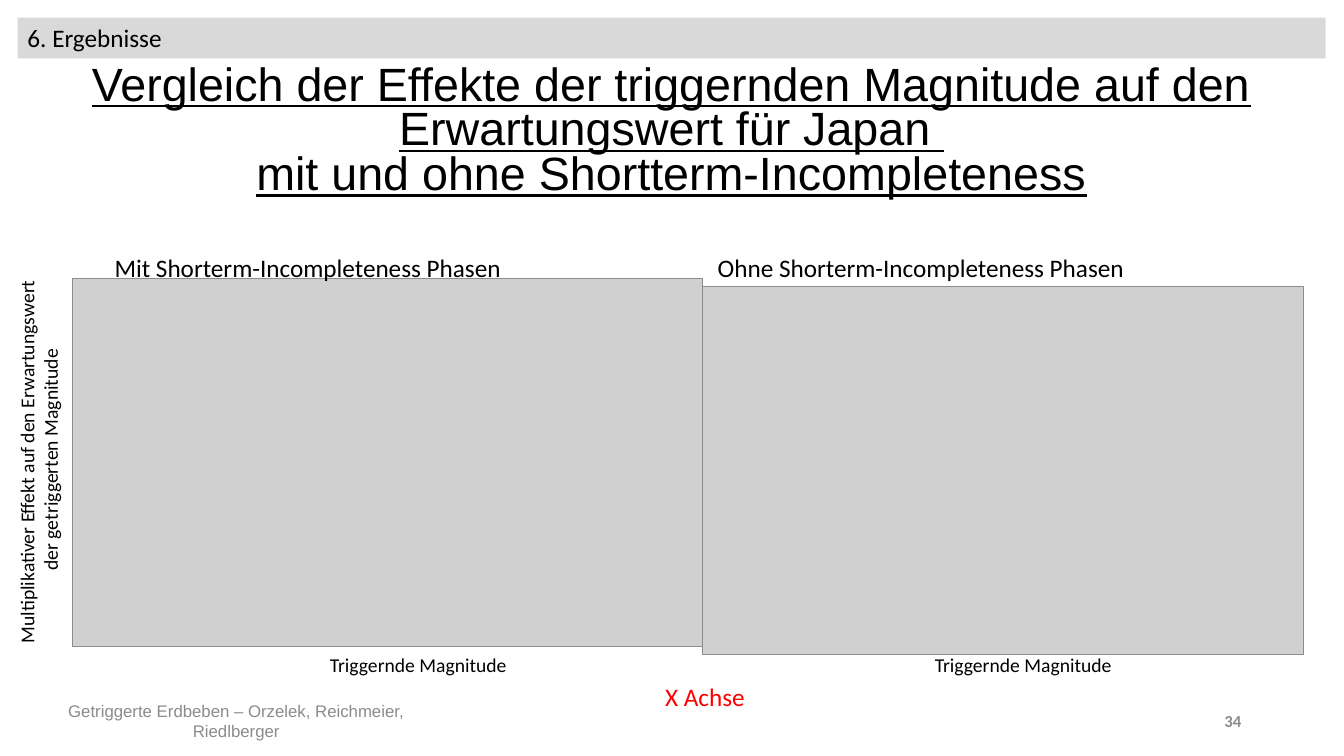
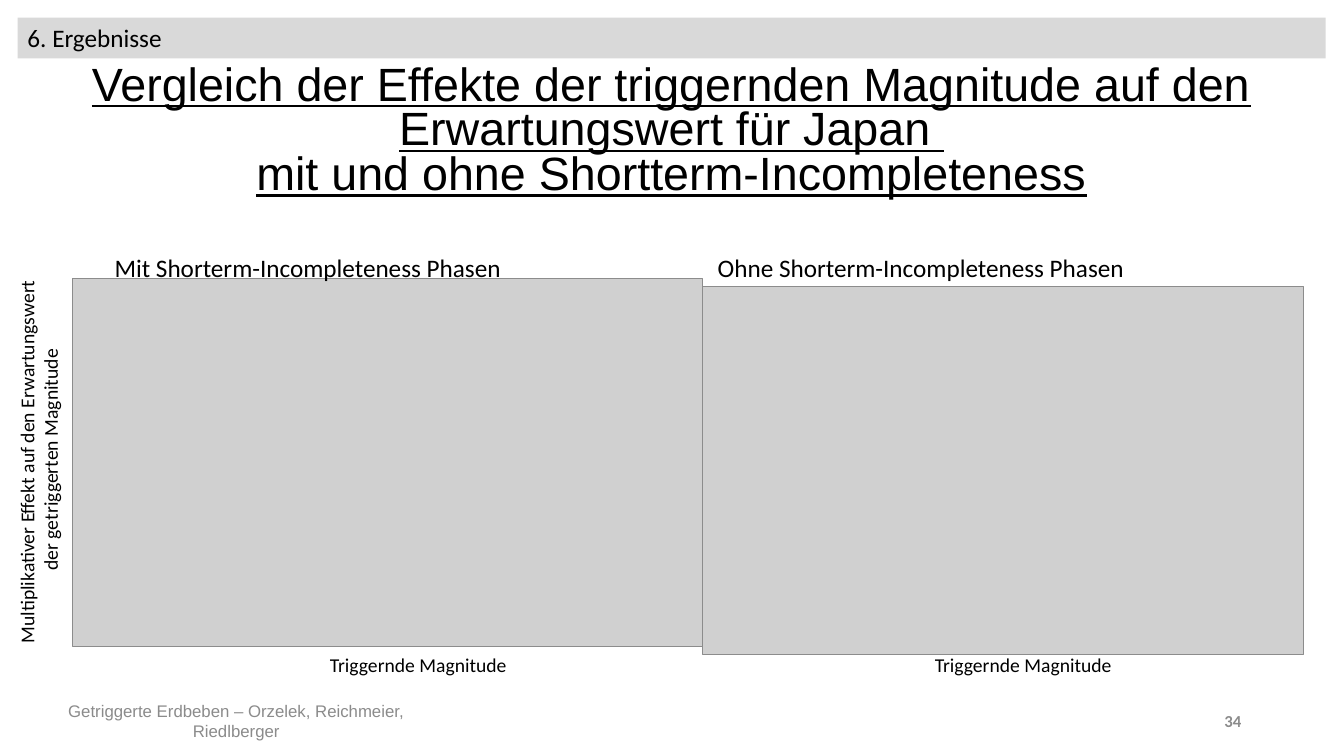
Before and after one commit to Kati77/Praktikum-Erdbeben, a slide deck: slide 34 of pp - AbschlusspräsentationX.pptx. Drawn at 1344x756 pixels with LibreOffice and Linux fonts; fonts in the diff are those of the drawing; grey boxes stand for pictures. Boxes give left, top, right and bottom in pixels: in the first picture for what was removed or moved away, otherwise in the second. Text is boxed around its words. In the diff, an @@ line names an element or a change of style, - is before the commit and + after.

```diff
--- a/pp - AbschlusspräsentationX.pptx
+++ b/pp - AbschlusspräsentationX.pptx
@@ text removed at (x1=665, y1=688, x2=745, y2=706) @@
-X Achse
```
Also in this commit, not shown: 14 other slides changed, 1 slide removed, 1 other file.
